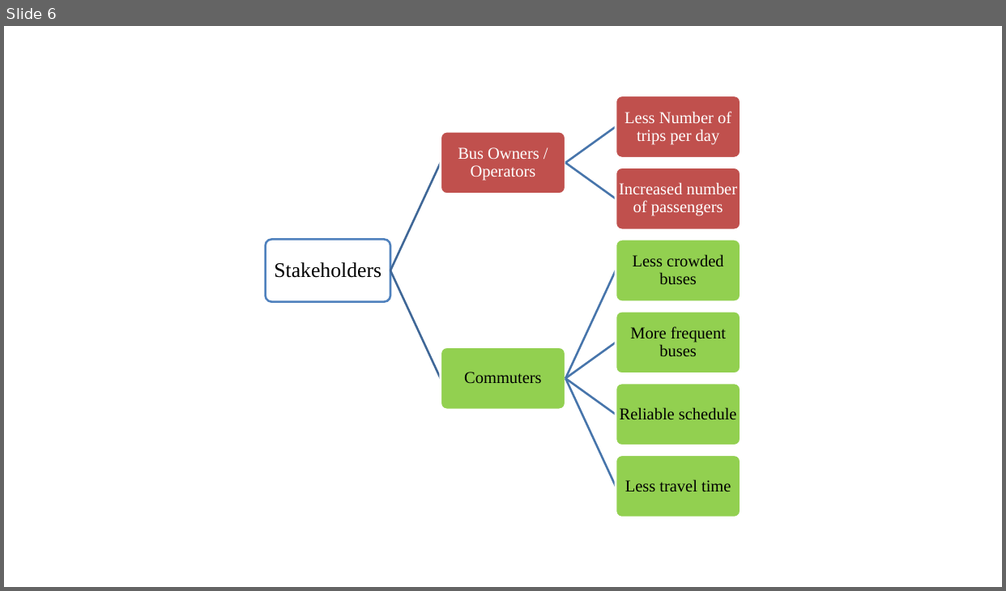
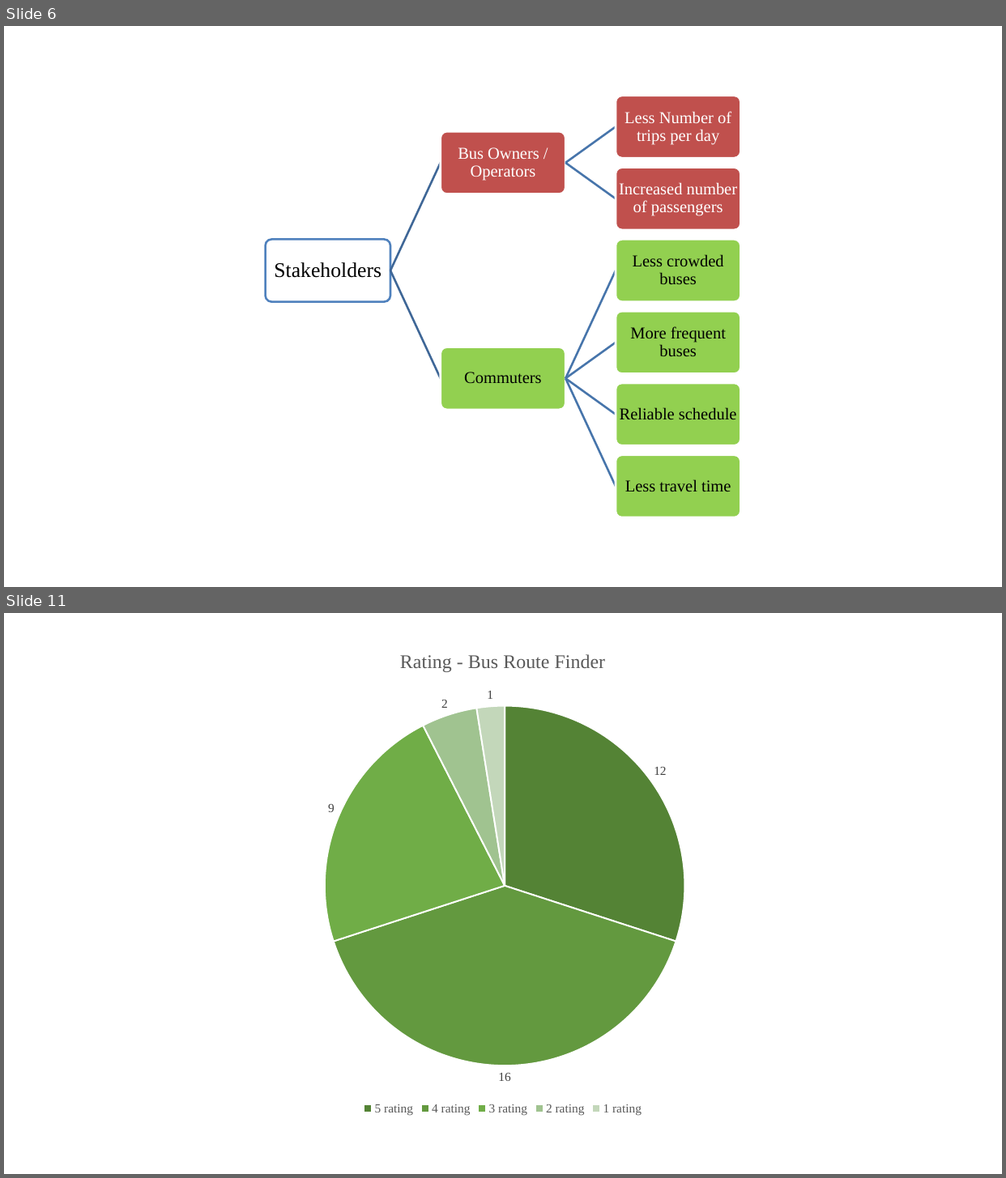
Before and after one commit to afthaj/draftFullReport, a slide deck: figures.pptx. Shown one above the other, each under a label of ours: slide 6 before the commit, slides 6 and 11 after it; the slides between them are not shown. The pictures are 1006x591 and 1006x1178 pixels, drawn with LibreOffice and Linux fonts; fonts in the diff are those of the drawing. Boxes give left, top, right and bottom in pixels: in the first picture for what was removed or moved away, otherwise in the second. Text is boxed around its words. In the diff, an @@ line names an element or a change of style, - is before the commit and + after.

```diff
--- a/figures.pptx
+++ b/figures.pptx
@@ slide 11 added at box(4, 613, 1002, 1174), background #FFFFFF @@
@@ pie chart added at box(73, 632, 934, 1119) @@
+title "Rating - Bus Route Finder"
+categories: 5 rating, 4 rating, 3 rating, 2 rating, 1 rating
+Rating - Bus Route Finder: 12, 16, 9, 2, 1
```
Also in this commit, not shown: 3 slides changed, 6 other slides added, 35 other files.
